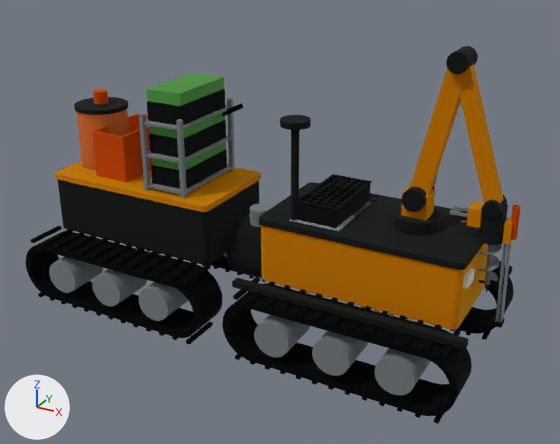
One commit to the glTF model cad/out/pahadi.glb: the scene before it, then after it.
Rendered twice from a camera (50 mm lens) standing at (1608.0, -4189.0, 2571.0) and looking at (-648.0, -89.0, 521.0). Lighting does not change. The marker at lower left points along +X, +Y and +Z. The picture after the commit comes second. Where no turn or scale is listed for an object, it has been applied to the vertices. Vertices at exactly the same position are counted once.
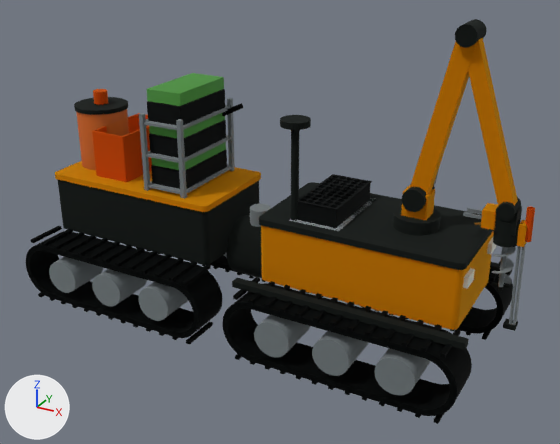
Pixel boxes (x1, y1, x2, y2) of what changed, in the pictures (560 x 444 px; the box of a moved part takes in the faces that stretch with it):
'beam_1.001', moved
    before: (459, 64, 503, 204)
    after: (468, 37, 518, 207)
'clevis_0.001', moved
    before: (446, 46, 478, 74)
    after: (455, 19, 486, 47)
'feed_rail_5', moved
    before: (495, 242, 512, 322)
    after: (509, 244, 526, 325)
'motor_0', moved
    before: (479, 217, 506, 245)
    after: (493, 219, 521, 247)
'gripper_body_2', moved
    before: (467, 201, 484, 228)
    after: (481, 203, 498, 230)
'knuckle_0', moved
    before: (483, 195, 507, 219)
    after: (497, 197, 521, 221)
'auger_flight_1', moved
    before: (478, 244, 502, 282)
    after: (492, 247, 516, 284)
'seed_injector_3', moved
    before: (511, 205, 521, 240)
    after: (525, 207, 535, 242)
'tool_block_1', moved
    before: (480, 204, 508, 234)
    after: (494, 206, 522, 236)
'carriage_1', moved
    before: (502, 218, 512, 245)
    after: (517, 220, 527, 247)
'auger_shaft_0', moved
    before: (485, 245, 494, 285)
    after: (498, 247, 508, 287)
'rail_end_6', moved
    before: (490, 316, 505, 328)
    after: (503, 318, 518, 331)
'finger_0.001', moved
    before: (450, 210, 468, 217)
    after: (463, 212, 482, 219)
'auger_tip_2', moved
    before: (478, 280, 497, 293)
    after: (492, 282, 510, 294)
part 1 of me_beam_1, moved or reshaped
    before: (446, 68, 468, 108)
    after: (446, 41, 477, 108)

The change, as a diff of the scene's bpy script:
```diff
--- a/cad/out/pahadi.glb.py
+++ b/cad/out/pahadi.glb.py
@@ me_beam_1 @@
 # used by ob_beam_1; location = (250.0, 0.0, 850.0)
-me_beam_1.from_pydata(...)  # 96 vertices, 188 faces; spans x -54.0..240.0, y -45.0..45.0, z -12.0..841.0
+me_beam_1.from_pydata(...)  # 96 vertices, 188 faces; spans x -54.0..273.0, y -45.0..45.0, z -12.0..988.0
+# me_beam_1 part 1: all 48 vertices in x 129.0..240.0, y -45.0..45.0, z 803.0..841.0 are moved by (33.0, 0.0, 146.0)
 me_beam_1.materials.append(mat_mat_0)
@@ ob_clevis_0_001 @@
 ob_clevis_0_001 = bpy.data.objects.new('clevis_0.001', me_clevis_0_001)
-ob_clevis_0_001.location = (436.0, 0.0, 1679.0)
+ob_clevis_0_001.location = (469.0, 0.0, 1826.0)
@@ ob_beam_1_001 @@
 ob_beam_1_001 = bpy.data.objects.new('beam_1.001', me_beam_1_001)
-ob_beam_1_001.location = (436.0, 0.0, 1679.0)
+ob_beam_1_001.location = (469.0, 0.0, 1826.0)
@@ ob_knuckle_0 @@
 ob_knuckle_0 = bpy.data.objects.new('knuckle_0', me_knuckle_0)
-ob_knuckle_0.location = (704.0, 0.0, 873.0)
+ob_knuckle_0.location = (784.0, 0.0, 877.0)
@@ ob_tool_block_1 @@
 ob_tool_block_1 = bpy.data.objects.new('tool_block_1', me_tool_block_1)
-ob_tool_block_1.location = (704.0, 0.0, 873.0)
+ob_tool_block_1.location = (784.0, 0.0, 877.0)
@@ ob_gripper_body_2 @@
 ob_gripper_body_2 = bpy.data.objects.new('gripper_body_2', me_gripper_body_2)
-ob_gripper_body_2.location = (704.0, 0.0, 873.0)
+ob_gripper_body_2.location = (784.0, 0.0, 877.0)
@@ ob_seed_injector_3 @@
 ob_seed_injector_3 = bpy.data.objects.new('seed_injector_3', me_seed_injector_3)
-ob_seed_injector_3.location = (704.0, 0.0, 873.0)
+ob_seed_injector_3.location = (784.0, 0.0, 877.0)
@@ ob_feed_rail_5 @@
 ob_feed_rail_5 = bpy.data.objects.new('feed_rail_5', me_feed_rail_5)
-ob_feed_rail_5.location = (704.0, 0.0, 873.0)
+ob_feed_rail_5.location = (784.0, 0.0, 877.0)
@@ ob_rail_end_6 @@
 ob_rail_end_6 = bpy.data.objects.new('rail_end_6', me_rail_end_6)
-ob_rail_end_6.location = (704.0, 0.0, 873.0)
+ob_rail_end_6.location = (784.0, 0.0, 877.0)
@@ ob_finger_0_001 @@
 ob_finger_0_001 = bpy.data.objects.new('finger_0.001', me_finger_0_001)
-ob_finger_0_001.location = (571.0, -40.0, 800.0)
+ob_finger_0_001.location = (651.0, -40.0, 804.0)
@@ ob_motor_0 @@
 ob_motor_0 = bpy.data.objects.new('motor_0', me_motor_0)
-ob_motor_0.location = (707.0, 0.0, 733.0)
+ob_motor_0.location = (787.0, 0.0, 737.0)
@@ ob_carriage_1 @@
 ob_carriage_1 = bpy.data.objects.new('carriage_1', me_carriage_1)
-ob_carriage_1.location = (707.0, 0.0, 733.0)
+ob_carriage_1.location = (787.0, 0.0, 737.0)
@@ ob_auger_shaft_0 @@
 ob_auger_shaft_0 = bpy.data.objects.new('auger_shaft_0', me_auger_shaft_0)
-ob_auger_shaft_0.location = (707.0, 0.0, 733.0)
+ob_auger_shaft_0.location = (787.0, 0.0, 737.0)
@@ ob_auger_flight_1 @@
 ob_auger_flight_1 = bpy.data.objects.new('auger_flight_1', me_auger_flight_1)
-ob_auger_flight_1.location = (707.0, 0.0, 733.0)
+ob_auger_flight_1.location = (787.0, 0.0, 737.0)
@@ ob_auger_tip_2 @@
 ob_auger_tip_2 = bpy.data.objects.new('auger_tip_2', me_auger_tip_2)
-ob_auger_tip_2.location = (707.0, 0.0, 733.0)
+ob_auger_tip_2.location = (787.0, 0.0, 737.0)
```
